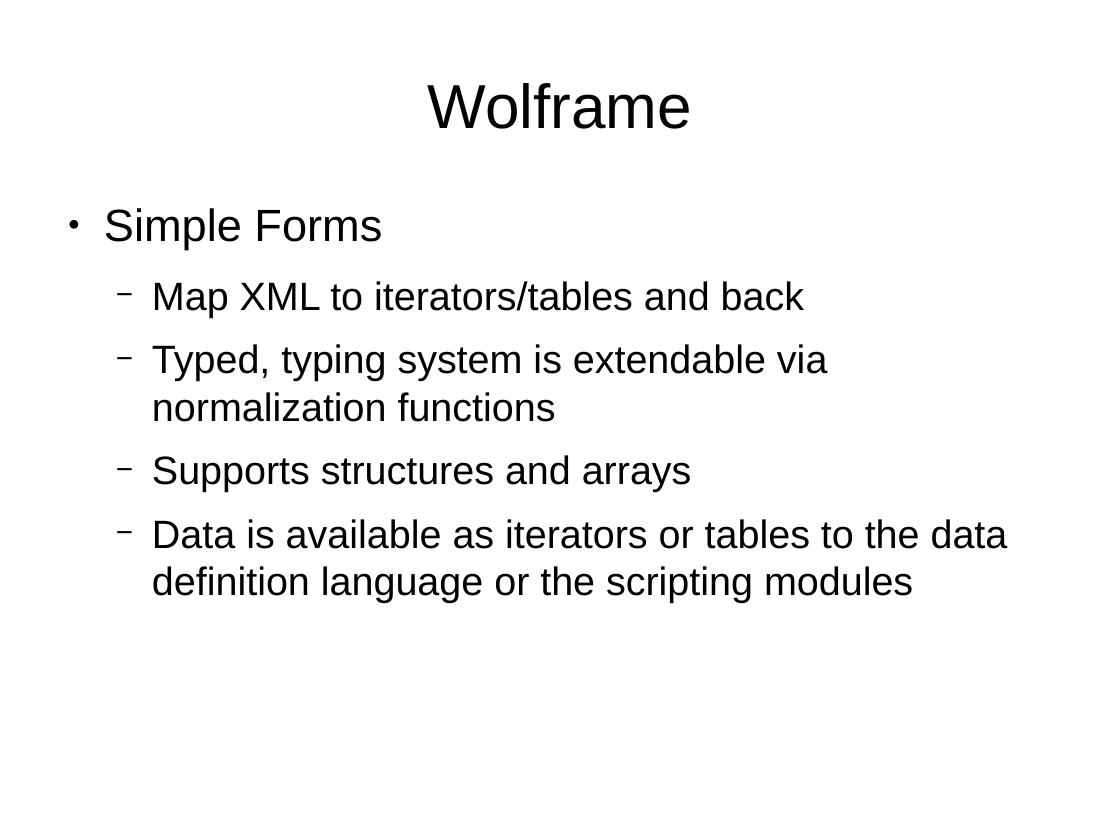
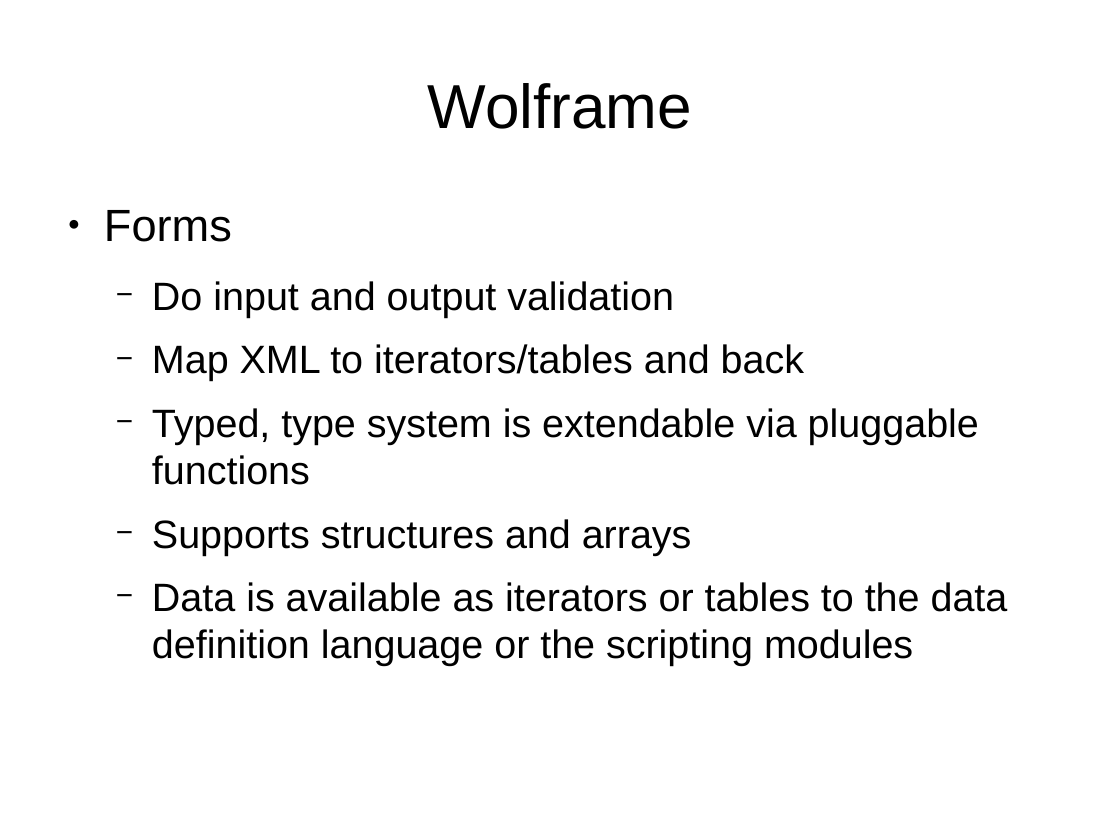
Before and after one commit to Wolframe/Wolframe, a slide deck: slide 4 of examples/tutorial/doc/tutorial.odp. Drawn at 1120x840 pixels with LibreOffice and Linux fonts; fonts in the diff are those of the drawing. Boxes give left, top, right and bottom in pixels: in the first picture for what was removed or moved away, otherwise in the second. Text is boxed around its words. In the diff, an @@ line names an element or a change of style, - is before the commit and + after.

```diff
--- a/examples/tutorial/doc/tutorial.odp
+++ b/examples/tutorial/doc/tutorial.odp
@@ text at (104,210,674,318): text changed; size 32 to 28 pt @@
-● Simple Forms
+● Forms
+  − Do input and output validation
@@ text at (152,408,979,485): text changed @@
-  − Typed, typing system is extendable via normalization functions
+  − Typed, type system is extendable via pluggable functions
```
Also in this commit, not shown: 6 other slides changed.
